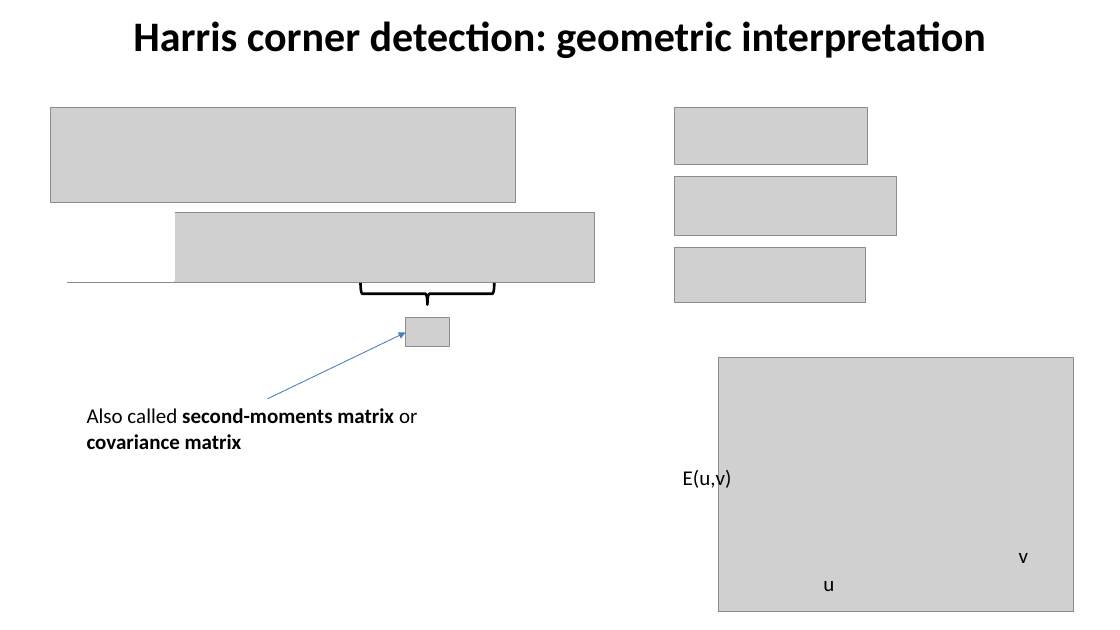
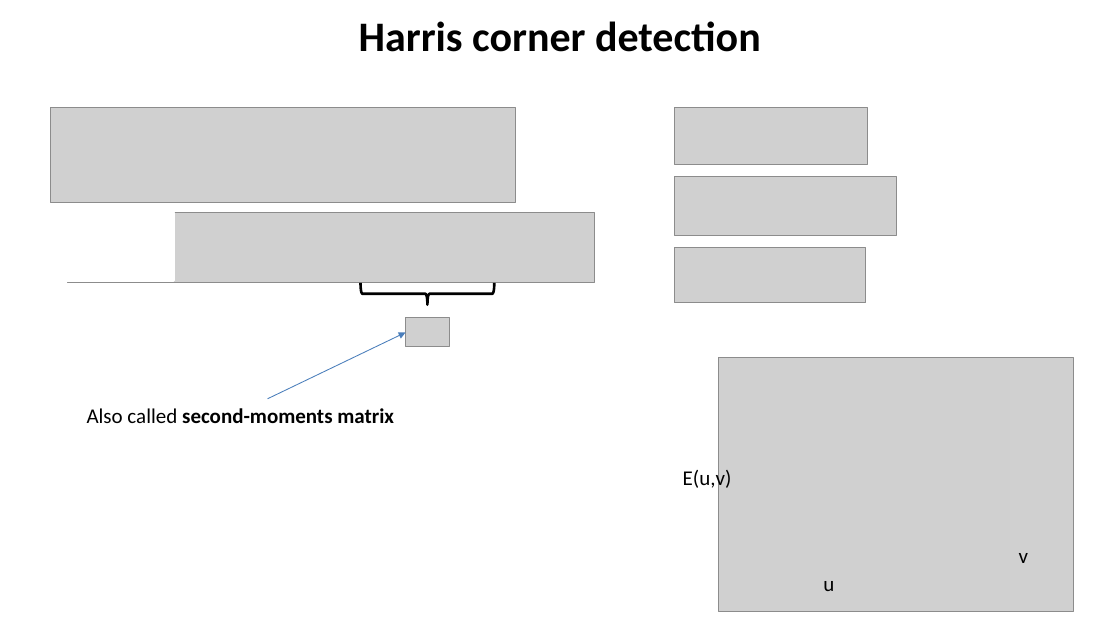
Before and after one commit to YoniChechik/AI_is_Math, a slide deck: slide 21 of c_08_features/features.pptx. Drawn at 1120x630 pixels with LibreOffice and Linux fonts; fonts in the diff are those of the drawing; grey boxes stand for pictures. Boxes give left, top, right and bottom in pixels: in the first picture for what was removed or moved away, otherwise in the second. Text is boxed around its words. In the diff, an @@ line names an element or a change of style, - is before the commit and + after.

```diff
--- a/c_08_features/features.pptx
+++ b/c_08_features/features.pptx
@@ title at [359, 21, 761, 52]: text changed @@
-Harris corner detection: geometric interpretation
+Harris corner detection
@@ text at [87, 408, 394, 423]: text changed @@
-Also called second-moments matrix or covariance matrix
+Also called second-moments matrix
```
Also in this commit, not shown: 10 other slides changed.
